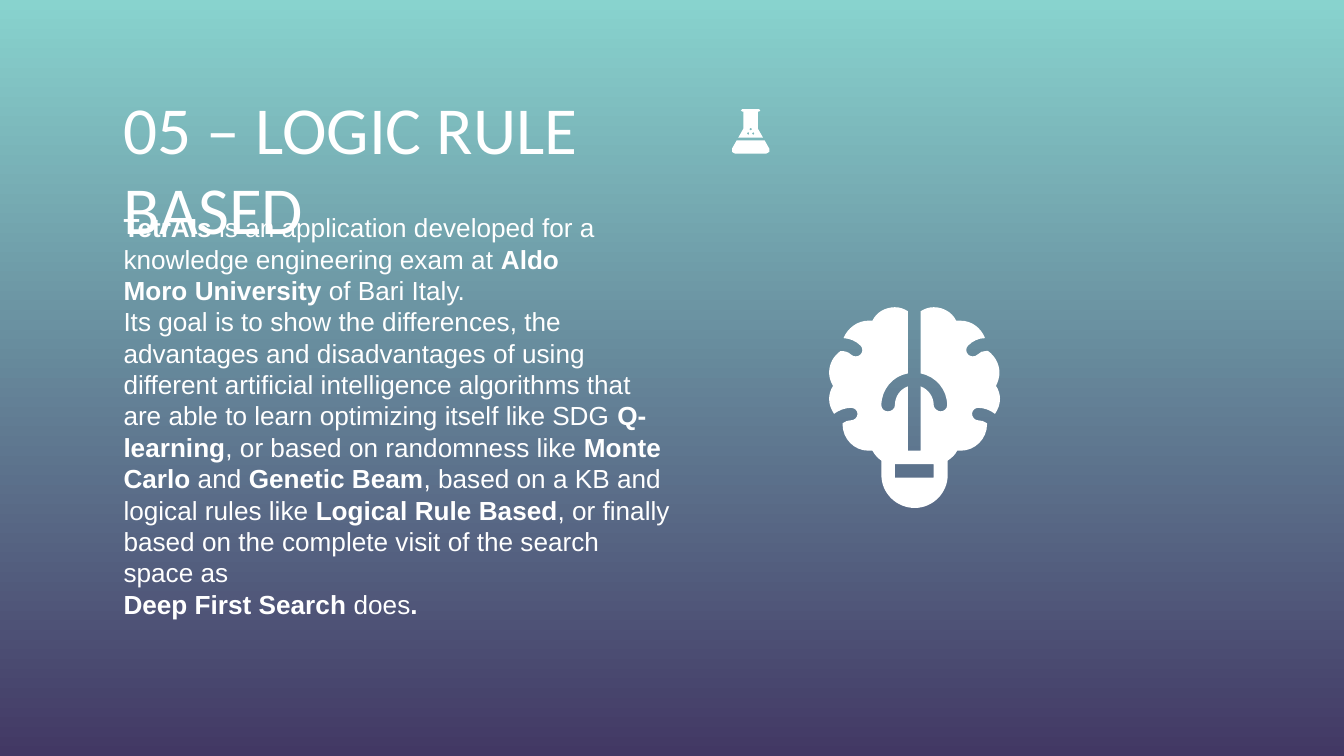
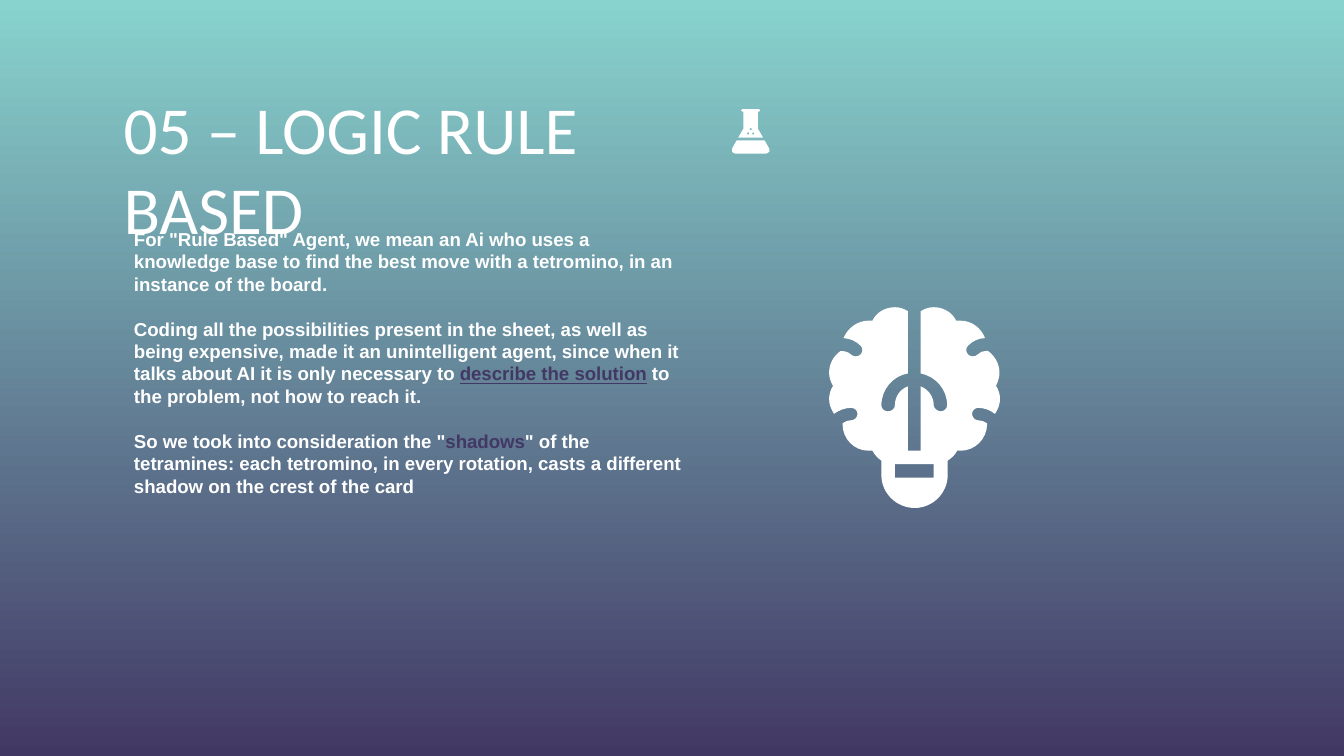
Before and after one commit to Chrism1c/TetrAIs, a slide deck: slide 10 of doc/Presentazione TetrAIs.pptx. Drawn at 1344x756 pixels with LibreOffice and Linux fonts; fonts in the diff are those of the drawing; background and template pictures are left out. Boxes give left, top, right and bottom in pixels: in the first picture for what was removed or moved away, otherwise in the second. Text is boxed around its words. In the diff, an @@ line names an element or a change of style, - is before the commit and + after.

```diff
--- a/doc/Presentazione TetrAIs.pptx
+++ b/doc/Presentazione TetrAIs.pptx
@@ text at (134, 231, 680, 493): text changed; size 14 to 10 pt; bold on @@
-TetrAIs is an application developed for a knowledge engineering exam at Aldo Moro University of Bari Italy.
-Its goal is to show the differences, the advantages and disadvantages of using different artificial intelligence algorithms that are able to learn optimizing itself like SDG Q-learning, or based on randomness like Monte Carlo and Genetic Beam, based on a KB and logical rules like Logical Rule Based, or finally based on the complete visit of the search space as
-Deep First Search does.
+For "Rule Based" Agent, we mean an Ai who uses a knowledge base to find the best move with a tetromino, in an instance of the board.
+Coding all the possibilities present in the sheet, as well as being expensive, made it an unintelligent agent, since when it talks about AI it is only necessary to describe the solution to the problem, not how to reach it.
+So we took into consideration the "shadows" of the tetramines: each tetromino, in every rotation, casts a different shadow on the crest of the card
```
Also in this commit, not shown: 1 other slide changed.
